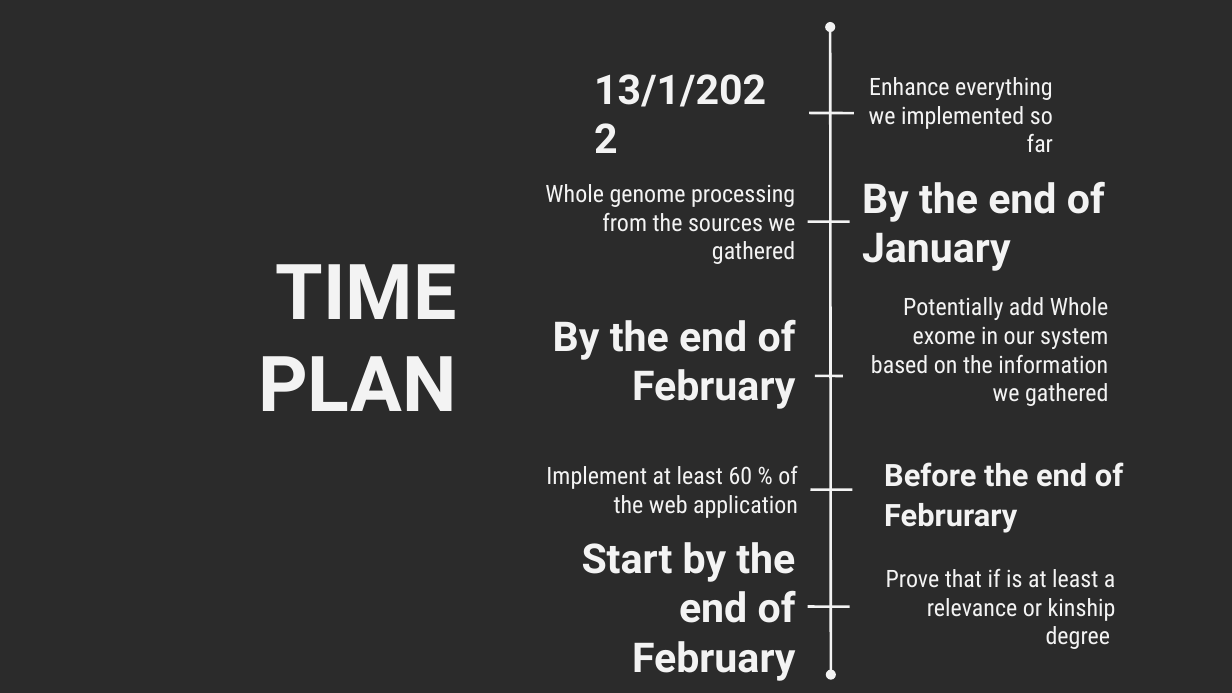
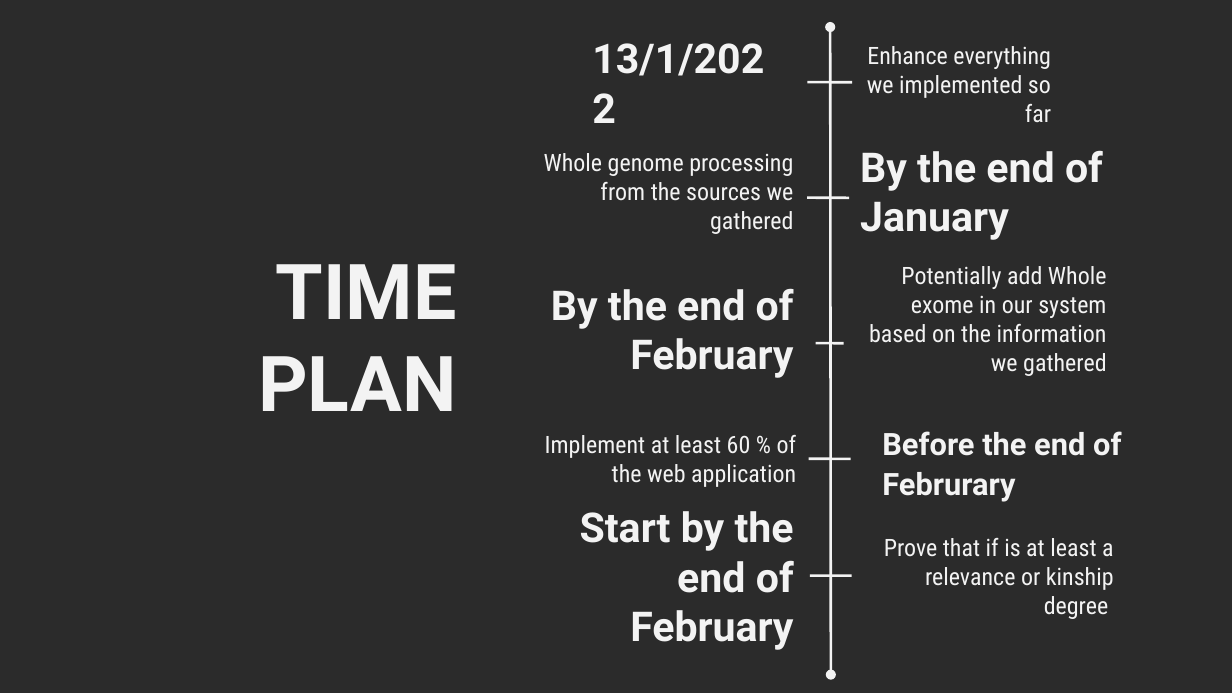
Before and after one commit to YoussifAssem/Genatac, a slide deck: slide 14 of E-Genetics/presentations/new presentation.pptx. Drawn at 1232x693 pixels with LibreOffice and Linux fonts; fonts in the diff are those of the drawing; background and template pictures are left out; a plain dark background stands for a picture behind light text. Boxes give left, top, right and bottom in pixels: in the first picture for what was removed or moved away, otherwise in the second. Text is boxed around its words. In the diff, an @@ line names an element or a change of style, - is before the commit and + after.

```diff
--- a/E-Genetics/presentations/new presentation.pptx
+++ b/E-Genetics/presentations/new presentation.pptx
@@ freeform shape: place and size @@
-freeform shape at [808,222,850,222]
+freeform shape at [807,198,849,198]
@@ 7 texts, 3 freeform shapes: place and size @@
-7 texts, 3 freeform shapes at [546,74,1123,649]
+7 texts, 3 freeform shapes at [545,43,1121,619]
@@ 3 texts, 1 freeform shape: place and size @@
-3 texts, 1 freeform shape at [545,184,853,681]
+3 texts, 1 freeform shape at [544,153,850,650]
```
Also in this commit, not shown: 5 other slides changed.
